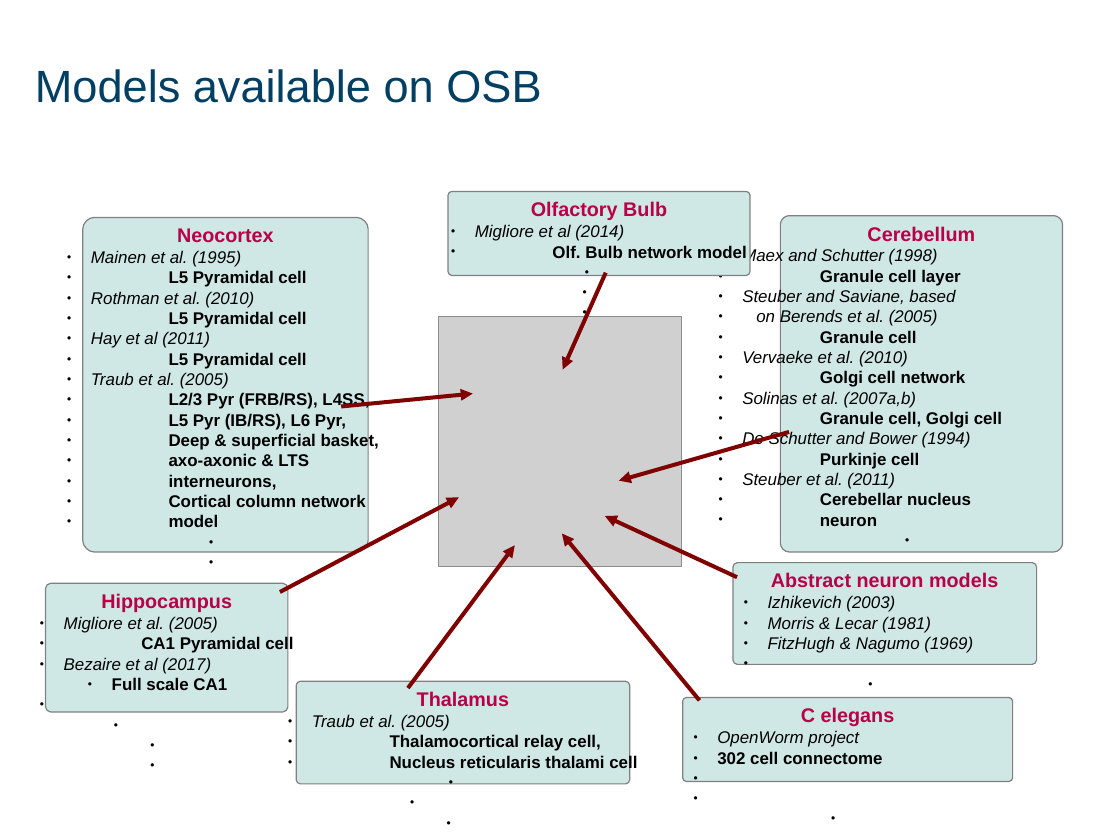
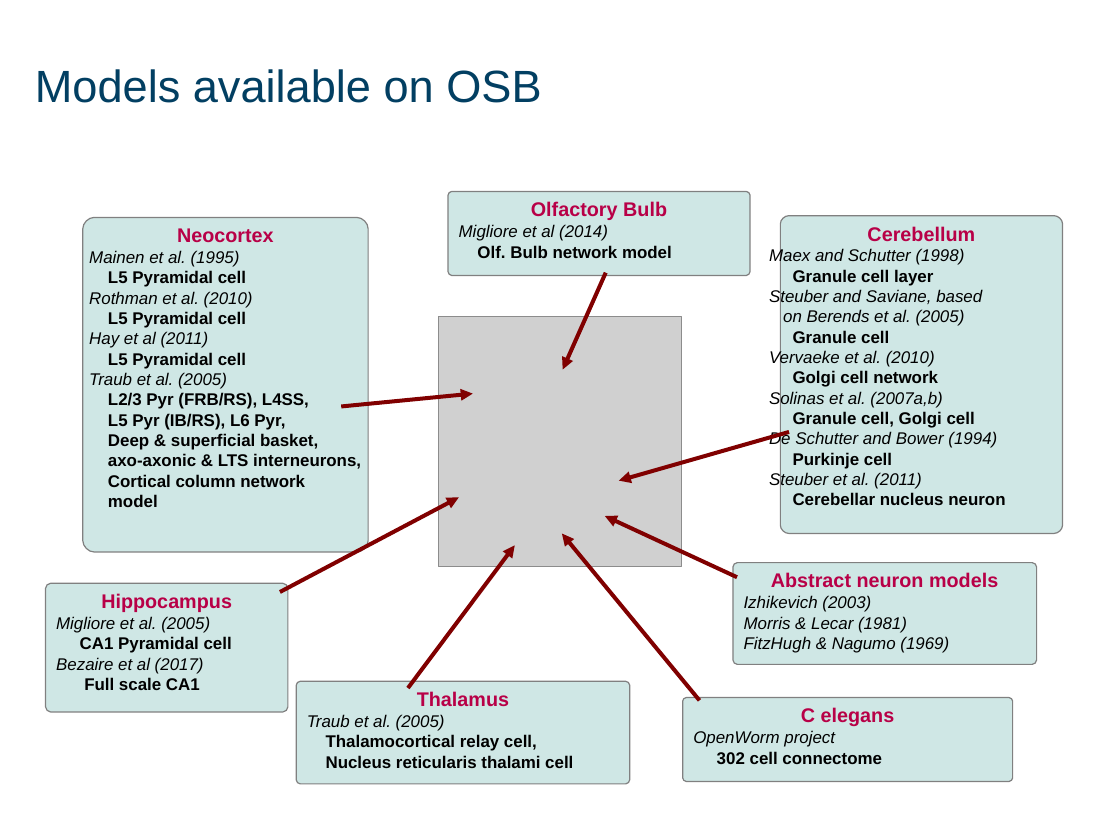
Before and after one commit to NeuralEnsemble/NeuroinformaticsTutorial, a slide deck: slide 3 of Part_1_Resources_for_computational_modellers/5_Model_sharing/2_OSB.pptx. Drawn at 1120x840 pixels with LibreOffice and Linux fonts; fonts in the diff are those of the drawing; grey boxes stand for pictures. Boxes give left, top, right and bottom in pixels: in the first picture for what was removed or moved away, otherwise in the second. Text is boxed around its words. In the diff, an @@ line names an element or a change of style, - is before the commit and + after.

```diff
--- a/Part_1_Resources_for_computational_modellers/5_Model_sharing/2_OSB.pptx
+++ b/Part_1_Resources_for_computational_modellers/5_Model_sharing/2_OSB.pptx
@@ text in freeform shape at [459,224,672,258]: bullet ● to none @@
@@ freeform shape "Cerebellum": place and size @@
-freeform shape "Cerebellum" at [781,215,1063,552]
+freeform shape "Cerebellum" at [781,215,1063,534]
@@ text in freeform shape at [89,250,318,507]: bullet ● to none @@
@@ text in freeform shape at [769,248,997,489]: bullet ● to none @@
@@ text in freeform shape at [108,453,361,469]: text changed @@
-● axo-axonic & LTS
-● interneurons,
+axo-axonic & LTS interneurons,
@@ text in freeform shape at [793,492,1005,505]: text changed @@
-● Cerebellar nucleus
-● neuron
+Cerebellar nucleus neuron
@@ text in freeform shape at [744,595,949,653]: bullet ● to none @@
@@ text in freeform shape at [56,616,232,690]: bullet ● to none; list level 3 to 1 in "Full scale CA1" @@
@@ text in freeform shape at [307,714,573,768]: bullet ● to none @@
@@ text in freeform shape at [693,730,882,764]: bullet ● to none @@
```
Also in this commit, not shown: 1 other file.
